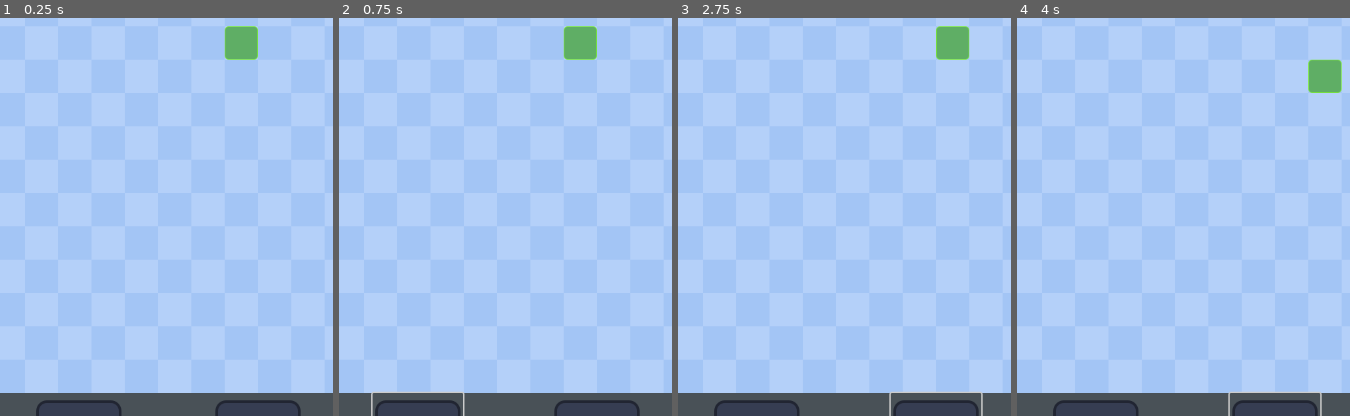
Above: before the commit, frames 1-4 (left to right).
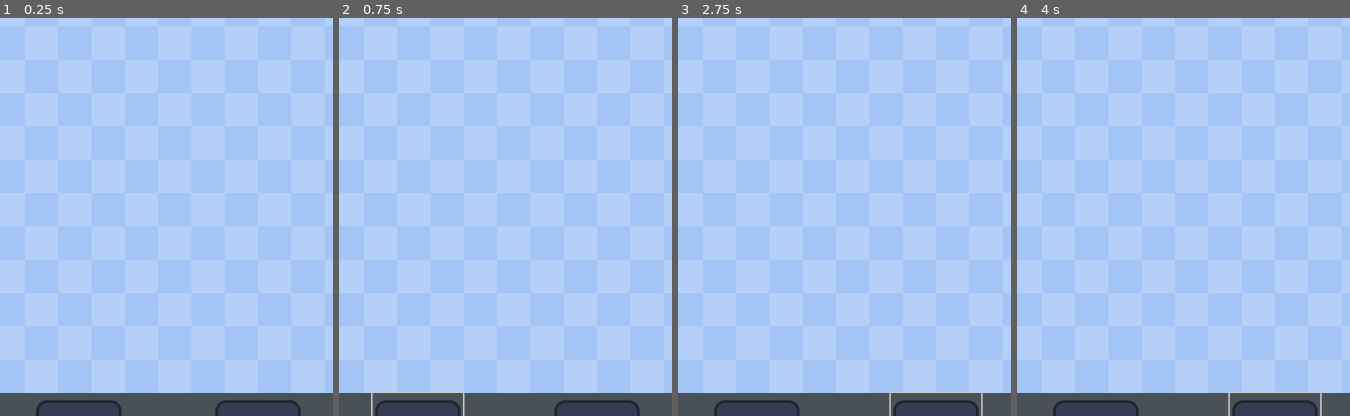
Above: after the commit, the same moments.

Repository: HerndonC/snake_game
Game: Godot game, scene res://MWM/mwm.tscn
The game is run twice, just before and just after one commit, with the same random seed, the same clock (stepped at 60 frames per second) and the same inputs. The engine's default icon, where the game draws it, is replaced by a stand-in: a white triangle on a blue panel in a dark square.
Inputs (mouse positions are % of the whole screen's width and height, from its top left):
- Up to frame 1 (0.25 s): no input
- Up to frame 2 (0.75 s): click (23, 94) at 0.5 s
- Up to frame 3 (2.75 s): click (50, 94) at 1.25 s; tap Enter at 2 s; hold D (move_right) from 2.03 s (still down)
- Up to frame 4 (4 s): release D (move_right) at 2.78 s; hold S (move_down) 2.78-3.53 s; tap Space at 3.5 s; hold D (move_right) from 3.53 s (still down)
The pictures show only the part of the screen within x 11-61%, y 40-90%; the shares and areas given below are measured in that part.

The runs differ from the first frame. In frame 1, 0.9% of the frame differs, in the area x 67-78%, y 2-11%; in frame 2, 0.9%; in frame 3, 0.9%; in frame 4, 0.9%.
Error after the commit: Invalid access to property or key 'desert' on a base object of type 'Dictionary'. (res://over)

Commit message:
Foundational dictionaries, beginning transition into resources

Diff:
--- a/MWM/mwm.gd
+++ b/MWM/mwm.gd
@@ -52,25 +52,6 @@
 		}
 	},
 	"wurm": {
-		"desert": {
-			"highscore": 0,
-			"wurm_size": 1, #Big Boned - Amount of segments on snake at the start
-			"pear_points": 1, #Fibrous - Points per pear
-			"hs_multiplier": 2, #Self Hype - Currency multiplier from HS
-			"fruit_respawn": 16, #Botanist - Seconds for new spawn
-			"pear_spawn_rate": 1, #Fruition - Amount of pear spawn
-			"cactus_growth": 1000, #Epoch GMO - Time it takes for a pear to grow
-			"less_walls": 5, #Migration - Less walls tile map, procedurally generated
-			"wurm_speed": 0.6, #Balanced Tail - Speed in seconds
-			"cinnamon_rate": 10.0, #The Spice Must Flow - Cinnamon every X points
-			"size_points": 1.0, #Elder - Multiplier based on the size of the wurm
-			"no_bounds": false, #Mirage Walker - Unlocks Sidewinder - Wraps around the sides instead of dieing
-			"shift_position": false, #Sindewinder - Requires Mirage Walker - Will automatically shift over one when wrapping around
-			"eat_cacti": false, #Keratin Papillae - Allows you to eat cacti
-			"break_walls": false, #Annular Teeth - Allows you to go through walls
-			"cannibalize": false, #Lizard Tails - Eating your tail doesn't kill you - Unlocks Ouroboros
-			"ouroboros": false, #Ouroboros - Eating yourself gives points
-		},
 		"marsh": {
 			"highscore": 0,
 			"amphibious": false,
@@ -193,7 +174,7 @@
 		"piranha": {
 			"highscore": 0,
 		},
-		"hippopotamus": {
+		"hippo": {
 			"highscore": 0,
 		},
 		"wendigo": {
@@ -325,14 +306,15 @@
 
 # Currency
 var currency = {
-	"guap": 0.0,				#Generic money, used everywhere
-	"cinnamon": 0.0,			#Desert - Sand Wurm
-	"peat": 0.0,				#Marsh - Mud Wurm
-	"bluepoppy": 0.0,		#Mountain - Snow Wurm
-	"anoxicpearls": 0.0,		#Abyss - Kraken Wurm
-	"helelice": 0.0,			#Hell - Leviathan Wurm
-	"tovwaraseed": 0.0,		#Heaven - Apocrapha Wurm
-	"scientmotes": 0.0		#Reality - Book Wurm
+	"guap": 0,				#Generic money, used everywhere
+	"cinnamon": 0,			#Desert - Sand Wurm
+	"peat": 0,				#Marsh - Mud Wurm
+	"bluepoppy": 0,		#Mountain - Snow Wurm
+	"anoxicpearls": 0,		#Abyss - Kraken Wurm
+	"helelice": 0,			#Hell - Leviathan Wurm
+	"tovwaraseed": 0,		#Heaven - Apocrapha Wurm
+	"scientmotes": 0		#Reality - Book Wurm
+
 }
 
 var save_path = "user://variable.save"
--- a/desert_data.gd
+++ b/desert_data.gd
@@ -4,21 +4,21 @@
 
 # Game Stats, Upgradable
 @export var highscore: int = 0
-@export var wurm_size: int = 1
-@export var pear_points: int = 1
-@export var hs_multiplier: int = 2
-@export var fruit_respawn: int = 16
-@export var pear_spawn_rate: int = 1
-@export var cactus_growth: int = 1000
-@export var less_walls: int = 5
-@export var wurm_speed: float = 0.6
-@export var cinnamon_rate: float = 10.0
-@export var size_points: float = 1.0
+@export var wurm_size: int = 1			#Big Boned
+@export var pear_points: int = 1			#Fibrous
+@export var hs_multiplier: int = 2		#Self Hype
+@export var fruit_respawn: int = 16		#Botanist - How long it takes for a new pear to spawn
+@export var pear_spawn_rate: int = 1		#Fruition - Amount of pears that spawn per spawn
+@export var cactus_growth: int = 1000	#Epoch GMO - Time it takes pear to grow
+@export var less_walls: int = 5			#Migrate - New tile map with % less walls
+@export var wurm_speed: float = 0.6		#Balanced Tail
+@export var cinnamon_rate: float = 10.0	#The Spice Must Flow
+@export var size_points: float = 1.0		#Respect of the Elders
 
 # Bool Upgrades
-@export var no_bounds: bool = false
-@export var shift_position: bool = false
-@export var eat_cacti: bool = false
-@export var break_walls: bool = false
-@export var cannibalize: bool = false
-@export var ouroboros: bool = false
+@export var no_bounds: bool = false		#Mirage Walker - Unlocks Sidewinder - Wraps sides
+@export var shift_position: bool = false#Requires Mirage Walker - Shifts position on wrap
+@export var eat_cacti: bool = false		#Keratin Papillae - Cactus are 50x current pear_points
+@export var break_walls: bool = false	#Annular Teeth
+@export var cannibalize: bool = false	#Eating your tail doesn't kill you - Unlocks Ouroboros
+@export var ouroboros: bool = false		#Eating yourself gives points and length
